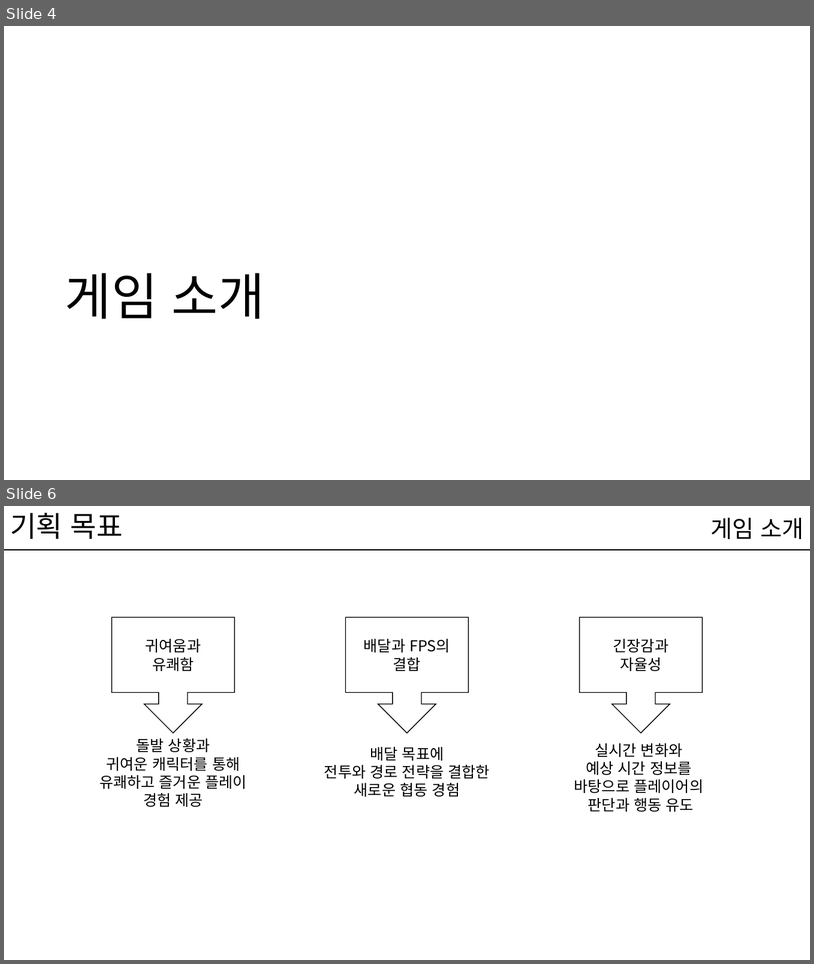
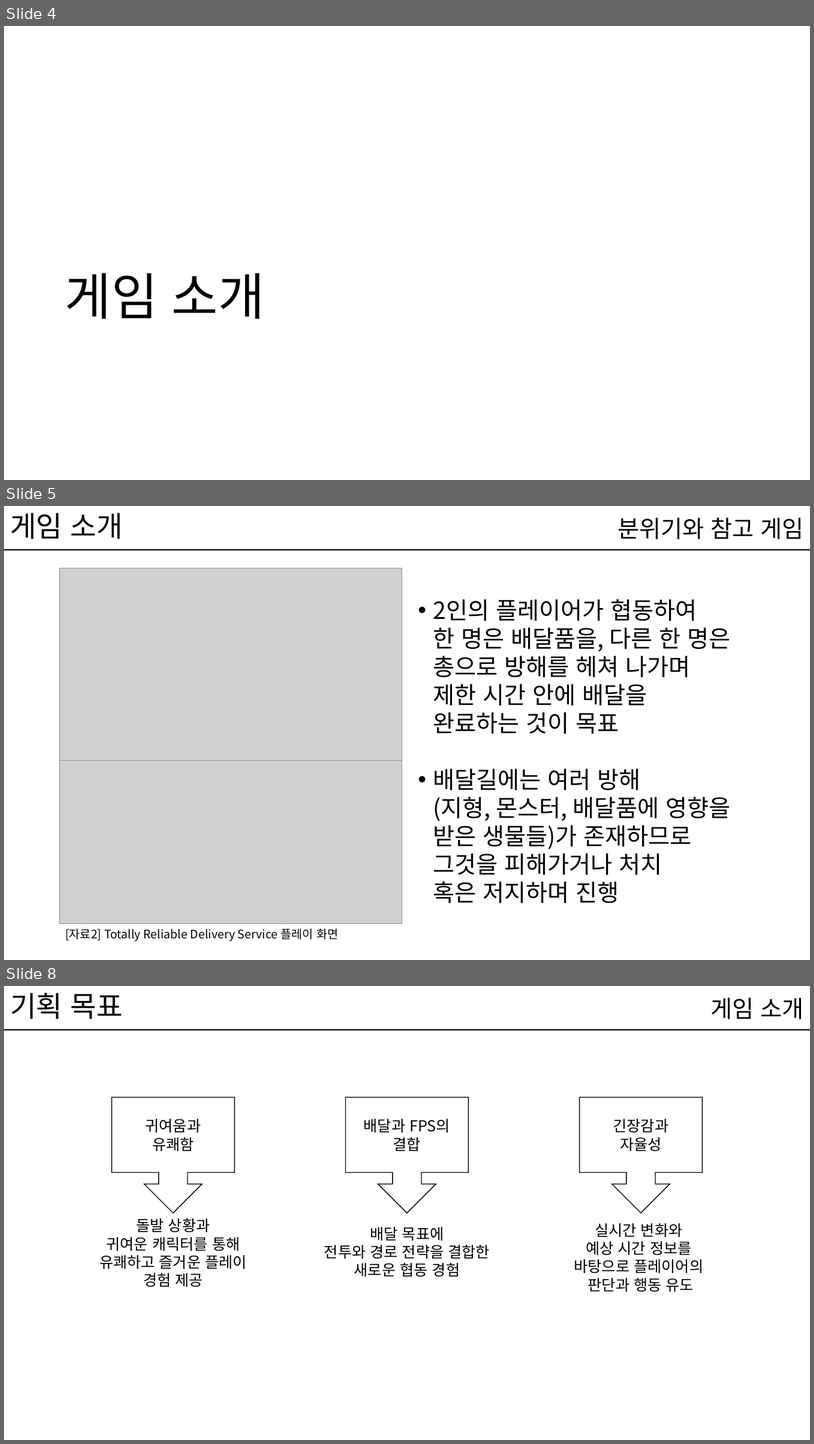
Before and after one commit to kwakyerin/2026_Graduation_Project, a slide deck: documents/HyunahKwon/design/designing/for_teammates/배트와 달트_기획서.pptx. Shown one above the other, each under a label of ours: slides 4 and 6 before the commit, slides 4, 5 and 8 after it; the slides between them are not shown. The pictures are 814x964 and 814x1444 pixels, drawn with LibreOffice and Linux fonts; fonts in the diff are those of the drawing; grey boxes stand for pictures. Boxes give left, top, right and bottom in pixels: in the first picture for what was removed or moved away, otherwise in the second. Text is boxed around its words. In the diff, an @@ line names an element or a change of style, - is before the commit and + after.

```diff
--- a/documents/HyunahKwon/design/designing/for_teammates/배트와 달트_기획서.pptx
+++ b/documents/HyunahKwon/design/designing/for_teammates/배트와 달트_기획서.pptx
@@ slide 5 added at (x1=4, y1=506, x2=810, y2=960), background #FFFFFF; not listed: 1 template element that a slide beside it also shows @@
@@ title added at (x1=10, y1=513, x2=123, y2=539), 34 pt, text #000000 @@
+게임 소개
@@ text added at (x1=618, y1=517, x2=804, y2=539), 28 pt, text #000000 @@
+분위기와 참고 게임
@@ picture added at (x1=60, y1=568, x2=402, y2=760) @@
@@ text added at (x1=434, y1=599, x2=731, y2=903), 28 pt, text #000000 @@
+• 2인의 플레이어가 협동하여
+  한 명은 배달품을, 다른 한 명은
+  총으로 방해를 헤쳐 나가며
+  제한 시간 안에 배달을
+  완료하는 것이 목표
+• 배달길에는 여러 방해
+  (지형, 몬스터, 배달품에 영향을 받은 생물들)가 존재하므로
+  그것을 피해가거나 처치
+  혹은 저지하며 진행
@@ picture added at (x1=60, y1=730, x2=402, y2=924) @@
@@ text added at (x1=65, y1=928, x2=338, y2=941), 14 pt, text #000000 @@
+[자료2] Totally Reliable Delivery Service 플레이 화면
@@ what was slide 6 is now slide 8 @@
```
Also in this commit, not shown: 22 slides changed, 12 other slides added, 1 slide removed, 3 other files.
